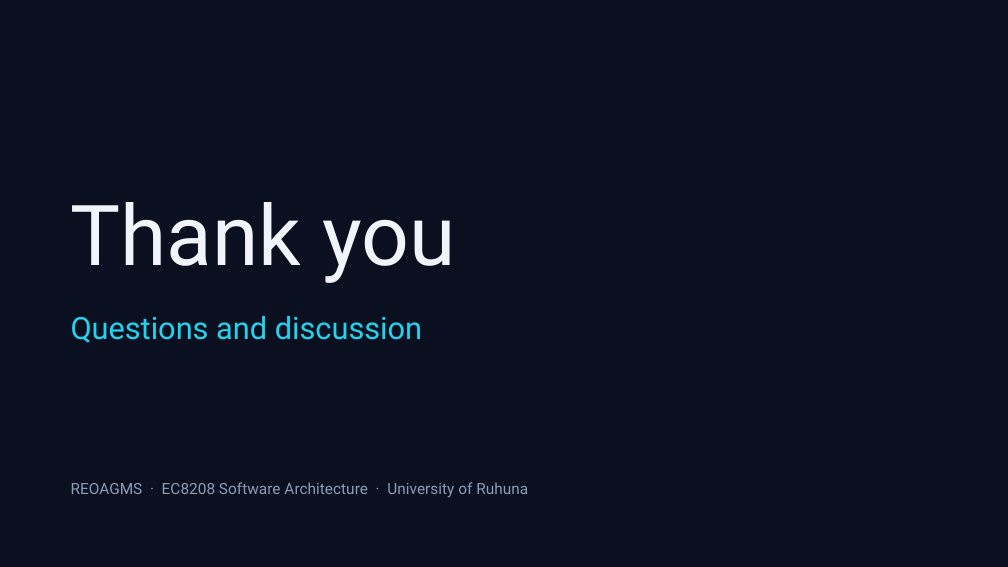
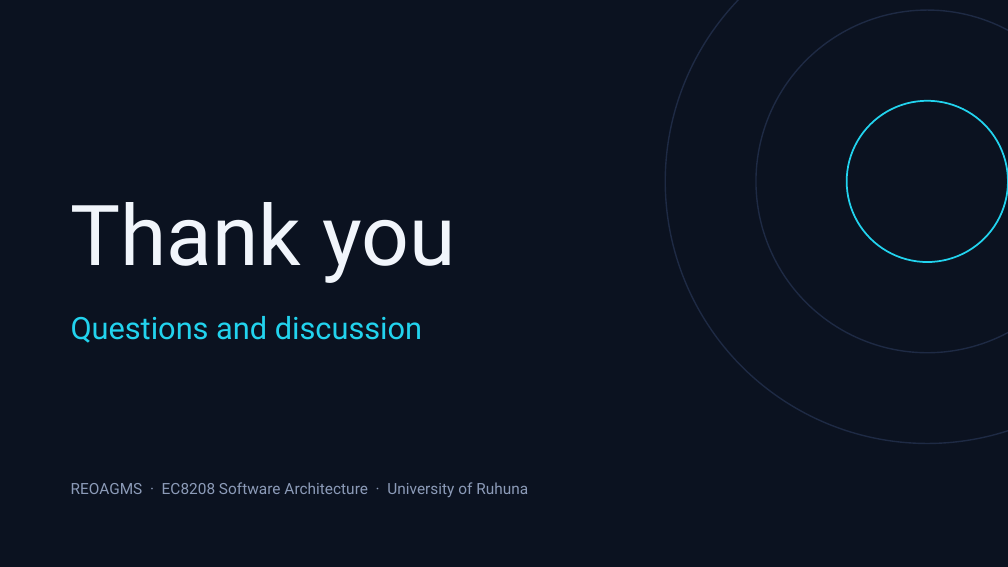
Before and after one commit to CharithManaujayaMUTEC/REOAGMS, a slide deck: slide 10 of deliverables/REOAGMS-Team-Presentation.pptx. Drawn at 1008x567 pixels with LibreOffice and Linux fonts; fonts in the diff are those of the drawing. Boxes give left, top, right and bottom in pixels: in the first picture for what was removed or moved away, otherwise in the second. Text is boxed around its words. In the diff, an @@ line names an element or a change of style, - is before the commit and + after.

```diff
--- a/deliverables/REOAGMS-Team-Presentation.pptx
+++ b/deliverables/REOAGMS-Team-Presentation.pptx
@@ background #0A1020 to #0B1220 @@
@@ ellipse added at bbox=[665, 0, 1008, 444], outline #1E2A44 1 pt @@
@@ ellipse added at bbox=[756, 10, 1008, 353], outline #1E2A44 1 pt @@
@@ ellipse added at bbox=[847, 101, 1008, 262], outline #22D3EE 1.25 pt @@
```
Also in this commit, not shown: 9 other slides changed, 1 other file.
